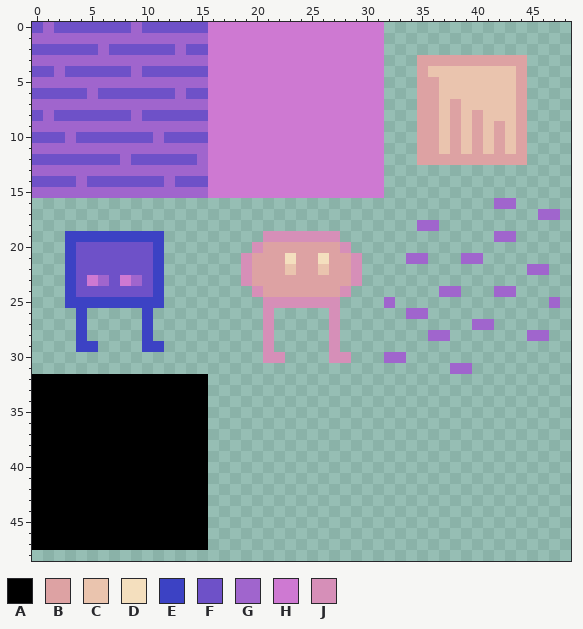
Pixel-art sprite -- game/img/sprsht1.png. Above is the file before it was changed.
The file is 64x64 pixels. Shown: x 0..48, y 0..48.
Palette (. is transparent): A #000000  B #dda2a3  C #eac4ae  D #f4dfbe  E #3c42c4  F #6e51c8  G #a065cd  H #ce79d2  J #d68fb8
New version:
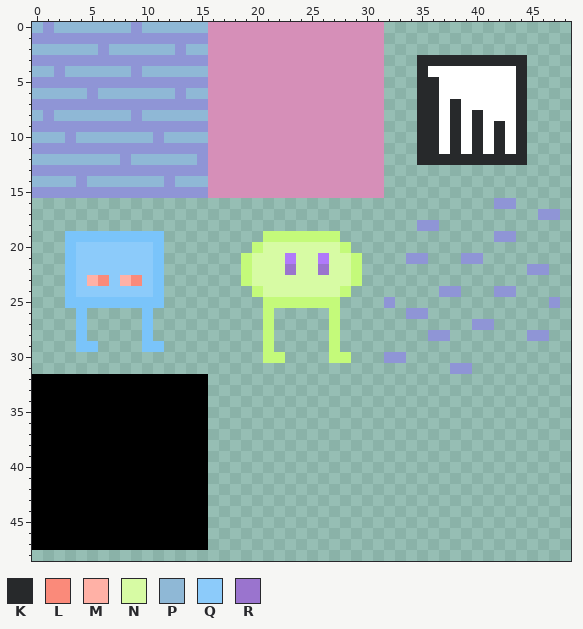
Colours new in this view: K #27292b  L #fa8a7a  M #ffb1a6  N #d7fba4  P #8fb8d6  Q #8ccbfa  R #9a74ce
What changed:
Colour C changes from #eac4ae to #ffffff.
Colour D changes from #f4dfbe to #b07afa.
Colour E changes from #3c42c4 to #7ac4fa.
Colour G changes from #a065cd to #8f95d6.
Colour H changes from #ce79d2 to #d68fb8.
Colour J changes from #d68fb8 to #c4fa7a.
The edit turns colour B into colour K in row 3 at x 35 to 44; in row 4 at x 35 and 44; in rows 5 to 6 at x 35 to 36 and 44; in row 7 at x 35 to 36, 38 and 44; in row 8 at x 35 to 36, 38, 40 and 44; in rows 9 to 11 at x 35 to 36, 38, 40, 42 and 44.
The edit turns colour B into colour K in row 12 at x 35 to 44.
The edit turns colour G into colour L in row 23 at x 6 and 9.
The edit turns colour H into colour M in row 23 at x 5 and 8.
The edit turns colour B into colour N in row 20 at x 21 to 27; in rows 21 to 22 at x 20 to 22, 24 to 25 and 27 to 28; in row 23 at x 20 to 28; in row 24 at x 21 to 27.
The edit turns colour F into colour P in row 0 at x 0, 2 to 8 and 10 to 15; in row 2 at x 0 to 5, 7 to 12 and 14 to 15; in row 4 at x 0 to 1, 3 to 8 and 10 to 15; in row 6 at x 0 to 4, 6 to 12 and 14 to 15; in row 8 at x 0, 2 to 8 and 10 to 15; in row 10 at x 0 to 2, 4 to 10 and 12 to 15.
The edit turns colour F into colour P in row 12 at x 0 to 7 and 9 to 14; in row 14 at x 0 to 3, 5 to 11 and 13 to 15.
The edit turns colour F into colour Q in rows 20 to 22 at x 4 to 10; in row 23 at x 4, 7 and 10; in row 24 at x 4 to 10.
The edit turns colour C into colour R in row 22 at x 23 and 26.
Boxes around the changes in both pictures, in picture pixels (x1, y1, x2, y2):
changed: (32, 22, 560, 374)
